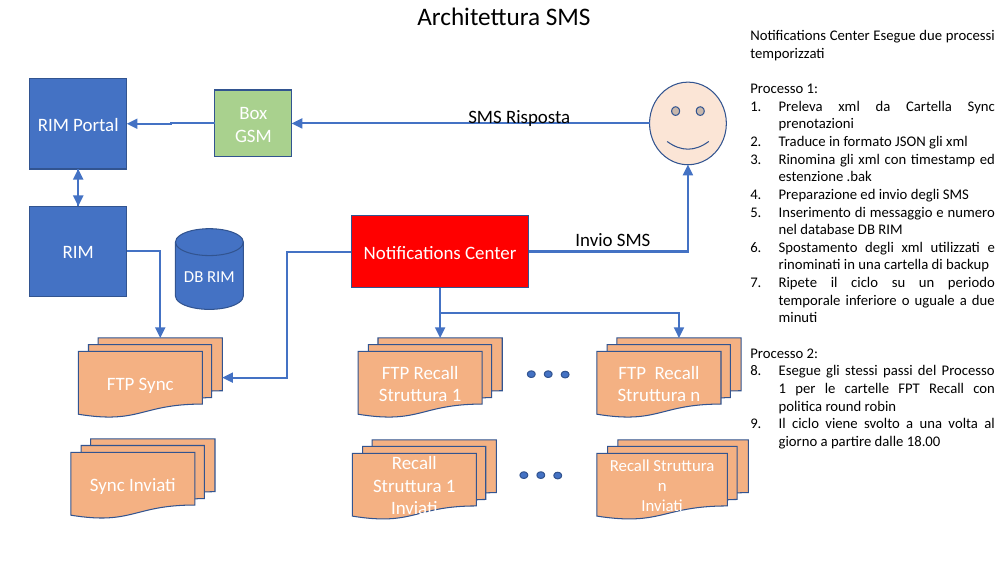
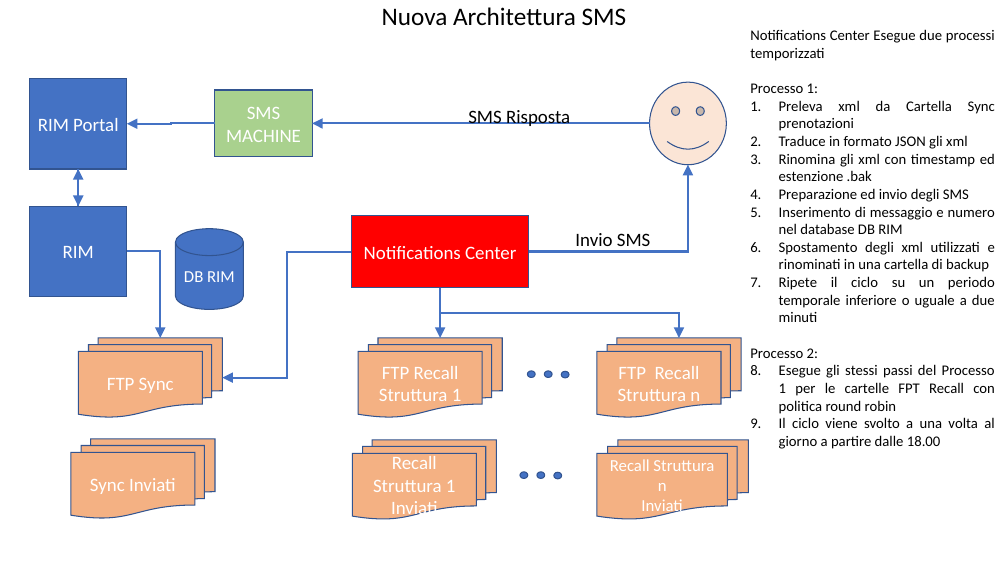
Before and after one commit to ginsengcompany/NotificationsCenter, a slide deck: slide 2 of Notifications Center SMS.pptx (slide 1 before the commit). Drawn at 1008x567 pixels with LibreOffice and Linux fonts; fonts in the diff are those of the drawing. Boxes give left, top, right and bottom in pixels: in the first picture for what was removed or moved away, otherwise in the second. Text is boxed around its words. In the diff, an @@ line names an element or a change of style, - is before the commit and + after.

```diff
--- a/Notifications Center SMS.pptx
+++ b/Notifications Center SMS.pptx
@@ subtitle at (382,7,627,25): text changed @@
-Architettura SMS
+Nuova Architettura SMS
@@ rectangle "SMS MACHINE": place and size @@
-rectangle "SMS MACHINE" at (215,90,292,157)
+rectangle "SMS MACHINE" at (215,90,312,157)
@@ text in rectangle at (226,107,301,142): text changed @@
-Box GSM
+SMS MACHINE
@@ elbow arrow moved from (650, 123) - (292, 123) to (650, 123) - (312, 123) @@
```
Also in this commit, not shown: 1 slide added, 2 other files.
